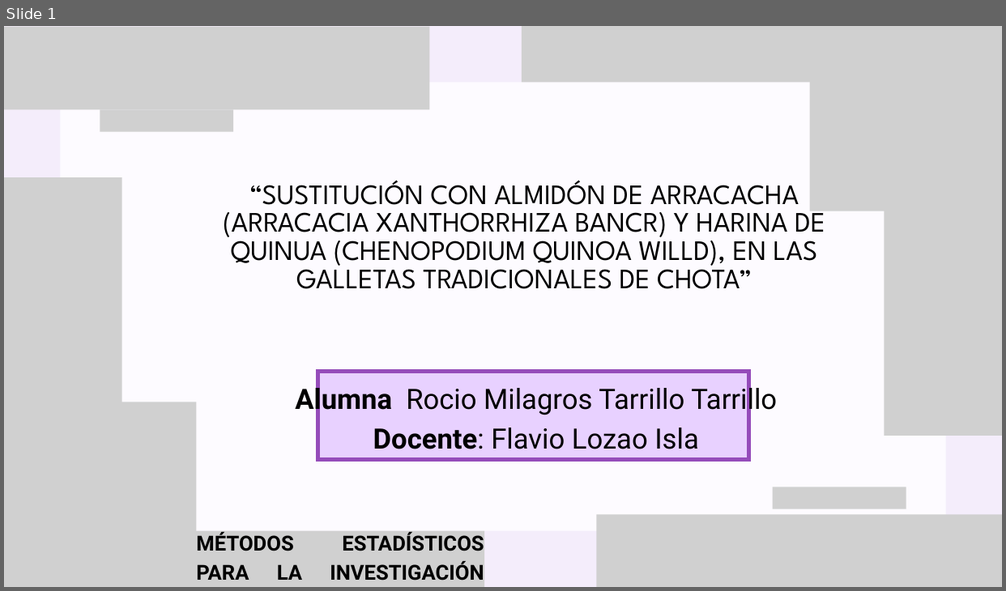
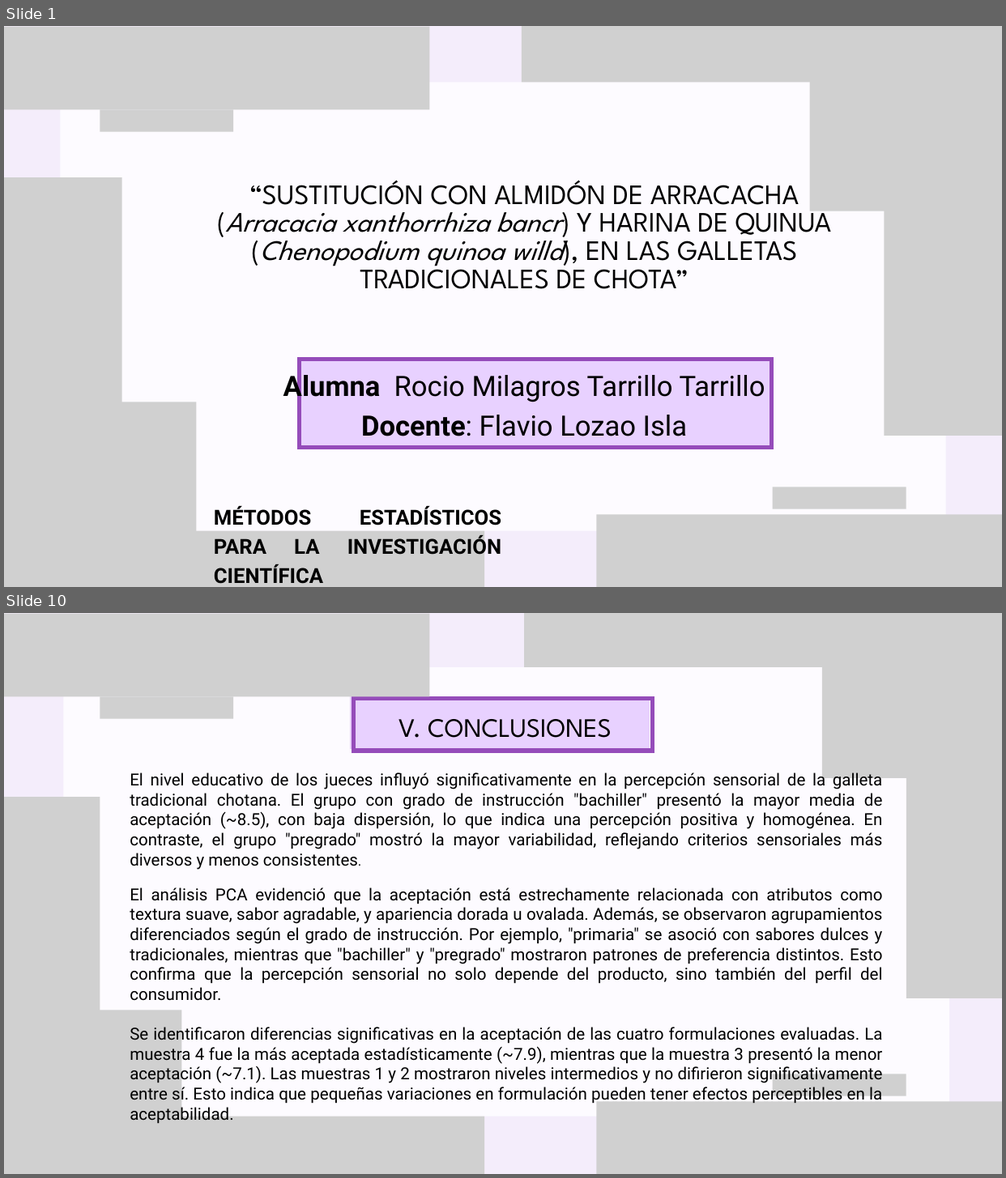
Before and after one commit to Rociom570/Datos-Unidad-II, a slide deck: Tarea II.pptx. Shown one above the other, each under a label of ours: slide 1 before the commit, slides 1 and 10 after it; the slides between them are not shown. The pictures are 1006x591 and 1006x1178 pixels, drawn with LibreOffice and Linux fonts; fonts in the diff are those of the drawing; grey boxes stand for pictures. Boxes give left, top, right and bottom in pixels: in the first picture for what was removed or moved away, otherwise in the second. Text is boxed around its words. In the diff, an @@ line names an element or a change of style, - is before the commit and + after.

```diff
--- a/Tarea II.pptx
+++ b/Tarea II.pptx
@@ slide 10 added at box(4, 613, 1002, 1174), background #F4EDFB @@
@@ picture added at box(4, 614, 429, 696) @@
@@ picture added at box(524, 613, 909, 743) @@
@@ picture added at box(822, 613, 1002, 778) @@
@@ freeform shape added at box(63, 667, 949, 1117), fill #FDFBFF @@
@@ picture added at box(100, 696, 233, 719) @@
@@ freeform shape added at box(351, 696, 649, 749), fill #E8D1FF @@
@@ freeform shape added at box(353, 699, 652, 752), outline #954CBA 6 pt @@
@@ text added at box(398, 719, 612, 738), 38.4 pt, text #000000 @@
+V. CONCLUSIONES
@@ picture added at box(906, 757, 1002, 999) @@
@@ text added at box(130, 770, 883, 1123), 24 pt, text #000000 @@
+El nivel educativo de los jueces influyó significativamente en la percepción sensorial de la galleta tradicional chotana. El grupo con grado de instrucción "bachiller" presentó la mayor media de aceptación (~8.5), con baja dispersión, lo que indica una percepción positiva y homogénea. En contraste, el grupo "pregrado" mostró la mayor variabilidad, reflejando criterios sensoriales más diversos y menos consistentes.
+El análisis PCA evidenció que la aceptación está estrechamente relacionada con atributos como textura suave, sabor agradable, y apariencia dorada u ovalada. Además, se observaron agrupamientos diferenciados según el grado de instrucción. Por ejemplo, "primaria" se asoció con sabores dulces y tradicionales, mientras que "bachiller" y "pregrado" mostraron patrones de preferencia distintos. Esto confirma que la percepción sensorial no solo depende del producto, sino también del perfil del consumidor.
+Se identificaron diferencias significativas en la aceptación de las cuatro formulaciones evaluadas. La muestra 4 fue la más aceptada estadísticamente (~7.9), mientras que la muestra 3 presentó la menor aceptación (~7.1). Las muestras 1 y 2 mostraron niveles intermedios y no difirieron significativamente entre sí. Esto indica que pequeñas variaciones en formulación pueden tener efectos perceptibles en la aceptabilidad.
@@ picture added at box(4, 797, 100, 1038) @@
@@ picture added at box(4, 1011, 182, 1174) @@
@@ picture added at box(100, 1046, 484, 1174) @@
@@ picture added at box(773, 1074, 906, 1096) @@
@@ picture added at box(596, 1102, 1002, 1174) @@
@@ slide 1 changed as well @@
@@ text at box(225, 180, 831, 289): text changed @@
-“SUSTITUCIÓN CON ALMIDÓN DE ARRACACHA (ARRACACIA XANTHORRHIZA BANCR) Y HARINA DE QUINUA (CHENOPODIUM QUINOA WILLD), EN LAS GALLETAS TRADICIONALES DE CHOTA”
+“SUSTITUCIÓN CON ALMIDÓN DE ARRACACHA (Arracacia xanthorrhiza bancr) Y HARINA DE QUINUA (Chenopodium quinoa willd), EN LAS GALLETAS TRADICIONALES DE CHOTA”
@@ text "Alumna Rocio Milagros Tarrillo Tarrillo": place and size @@
-text "Alumna Rocio Milagros Tarrillo Tarrillo" at box(295, 384, 777, 450)
+text "Alumna Rocio Milagros Tarrillo Tarrillo" at box(283, 370, 765, 437)
@@ freeform shape: place and size @@
-freeform shape at box(317, 371, 748, 459)
+freeform shape at box(300, 359, 771, 448)
@@ freeform shape: place and size @@
-freeform shape at box(317, 371, 748, 459)
+freeform shape at box(301, 359, 774, 448)
@@ text "MÉTODOS ESTADÍSTICOS PARA LA INVESTIGACIÓN ..." rewrapped from box(196, 532, 484, 581) to box(214, 506, 501, 560) @@
```
Also in this commit, not shown: 5 other slides changed, 5 other slides added, 4 slides removed, 4 other files.
